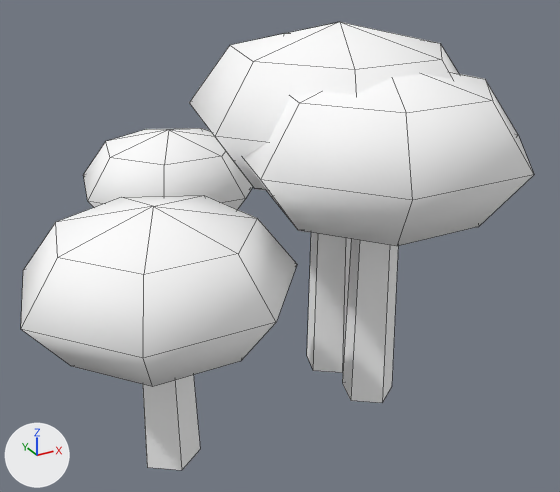
Renders of the Blender file art/env/mushroom_cluster.blend from each side of a commit.
One viewpoint serves both versions: a 50 mm lens placed at (-0.304, -0.569, 0.424), pointed at (0.024, 0.028, 0.125). The lights are fixed; the arrows at lower left show +X, +Y and +Z. The first picture is the older version. Mesh edges are drawn as thin lines.

The first picture shows 'Mushrooms'.
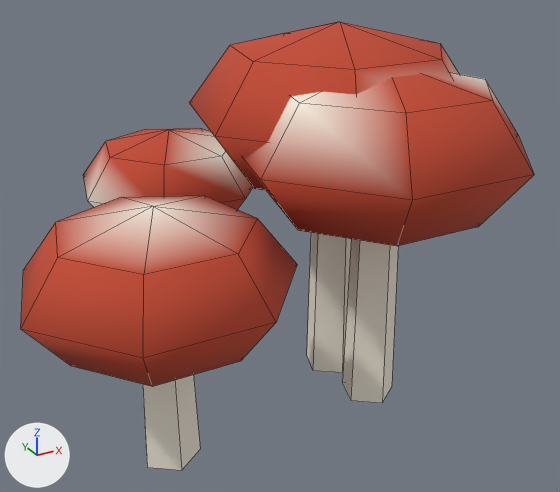
Boxes (x1, y1, x2, y2) around the edits, measured in the pictures (560 x 492 px):
'Mushrooms', recoloured, surface changed (darker)
    both: (21, 22, 534, 470)

Edits to the bpy script that builds the scene:
```text
Change mat_vk_vcol:
    where n0 = _N.new('ShaderNodeBsdfPrincipled'); n0.name = 'Principled BSDF'
    remove n0.inputs[0].default_value = (1.0, 1.0, 1.0, 1.0)  # 'Base Color', white #ffffff
    add n2 = _N.new('ShaderNodeVertexColor'); n2.name = 'Color Attribute'
    add n2.layer_name = 'Color'
    add _L.new(n2.outputs[0], n0.inputs[0])  # 'Color' to 'Base Color'
Change me_mushrooms:
    where me_mushrooms.from_pydata(...)  # 132 vertices, 140 faces; spans x -0.237..0.198, y -0.178..0.324, z 0.0..0.334
    used by ob_mushrooms; location = (0.0, 0.0, 0.0)
    me_mushrooms part 1: 140 kept faces spanning x -0.237..0.198, y -0.178..0.324, z 0.0..0.334 get new vertex colours
```
